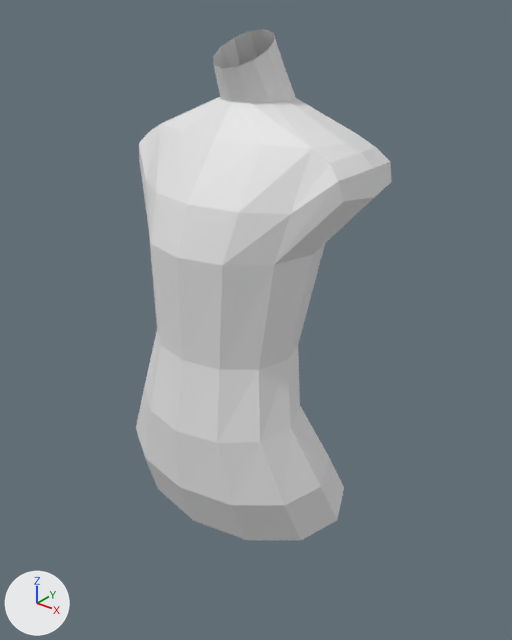
One commit to the Blender file catwoman.blend: the scene before it, then after it.
Before and after are seen from a 50 mm camera at (1.52, -1.78, 4.49) aimed at (0.09, 0.02, 3.38). The axes (+X, +Y, +Z) are drawn at lower left. The lights are the same throughout.
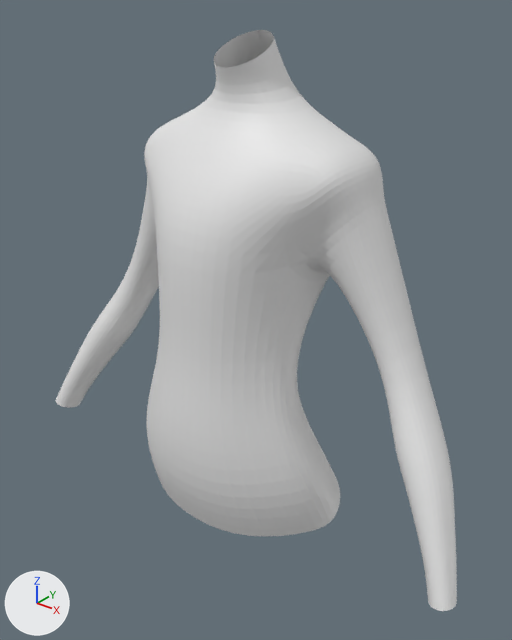
The change, as a list of edits to the scene's bpy script:
```text
Change me_cylinder_001:
    used by ob_cylinder_001; location = (0.0, 0.0, 2.926)
    remove me_cylinder_001.from_pydata(...)  # 71 vertices, 56 faces; spans x -0.47..0.0, y -0.33..0.33, z -0.32..1.41
    add me_cylinder_001.from_pydata(...)  # 139 vertices, 120 faces; spans x -1.0..0.0, y -0.33..0.33, z -0.32..1.41
    me_cylinder_001 part 1
    2 vertices are removed from x -0.44, y -0.01..0.28, z 0.96
    13 faces are deleted
    14 vertices move from x -0.47..-0.16, y -0.21..0.29, z -0.29..1.08 to x -0.45..-0.16, y -0.16..0.32, z -0.28..1.08
    70 vertices are added at x -1.0..0.0, y -0.16..0.32, z -0.26..1.02
    77 new faces join them
Change ob_cylinder_001:
    add _m = ob_cylinder_001.modifiers.new('Subdivision', 'SUBSURF')
    add _m.levels = 3
```

Boxes [x1, y1, x2, y2] around the edits, measured in the pictures (512 x 640 px):
'Cylinder.001', reshaped, modifiers changed (57% wider, 13% taller): before [136, 29, 392, 541]; after [55, 30, 457, 611]
part 1 of me_cylinder_001, built on: before [139, 124, 392, 370]; after [55, 119, 457, 611]
